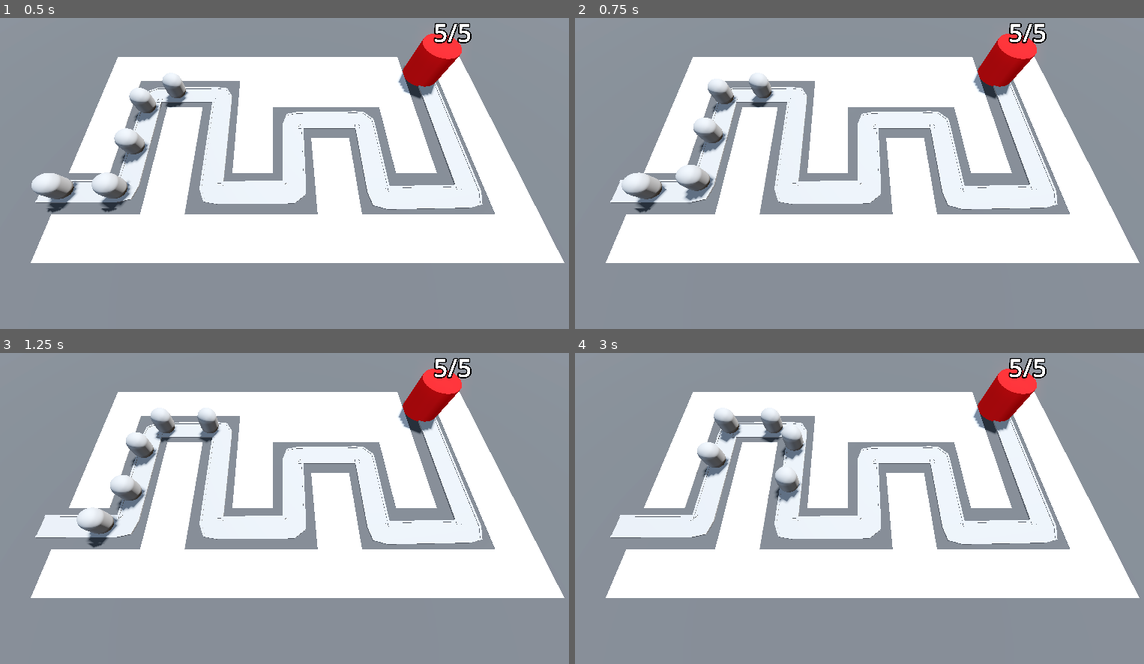
Above: before the commit, frames 1-4 (two rows, left to right).
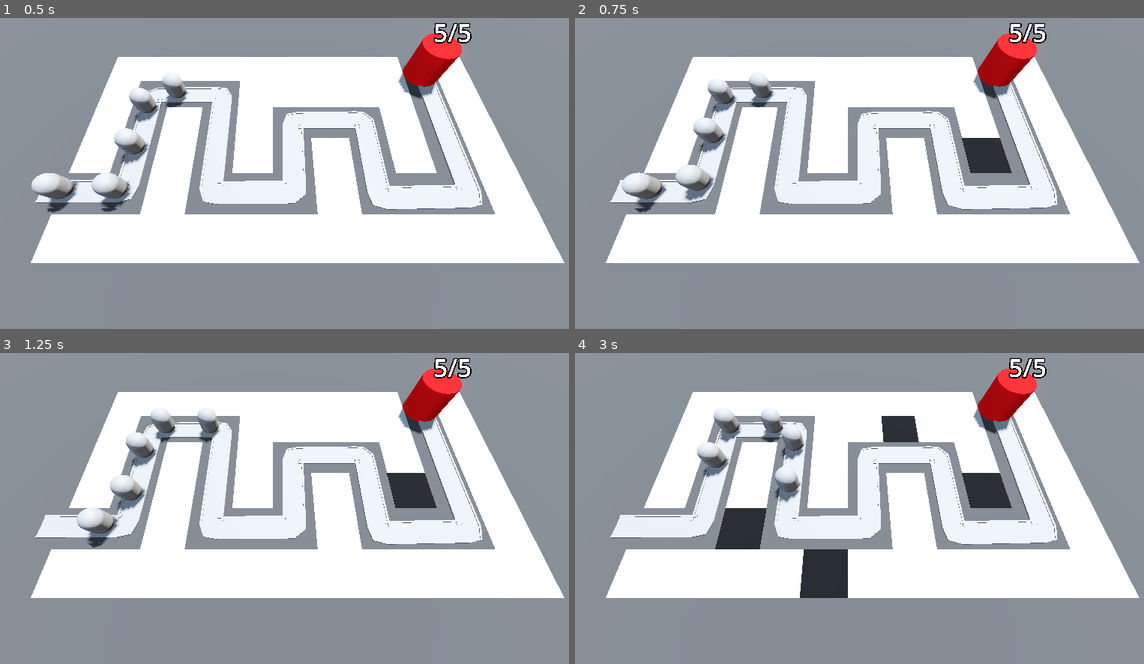
Above: after the commit, the same moments.

Repository: Ghosty-CodeX/Barbarian_Blaster
Game: Godot game, scene res://Scenes/Levels/BaseLevel.tscn
Two runs of this game, one before a commit and one after it. Both use one fixed random seed, a clock stepped at 60 frames per second and the inputs below.
Inputs (mouse positions are in pixels of both pictures, inside the frame that each line leads up to):
- Up to frame 1 (0.5 s): no input
- Up to frame 2 (0.75 s): move the mouse to (978, 142) at 0.52 s
- Up to frame 3 (1.25 s): no input
- Up to frame 4 (3 s): move the mouse to (728, 511) at 1.27 s; move the mouse to (910, 421) at 2.02 s; move the mouse to (819, 564) at 2.77 s

Frame 1 is identical in both runs. In frame 2, 0.8% of the frame differs, in the area x 67-77%, y 38-50%; in frame 3, 0.8%; in frame 4, 3.6%, in the area x 24-77%, y 20-79%.

Commit message:
Gridmap selection
You can now hover over the gridmap and it will change the tile

Diff:
--- a/Scenes/Levels/BaseLevel.tscn
+++ b/Scenes/Levels/BaseLevel.tscn
@@ -42,8 +42,9 @@
 size = Vector3(100, 2, 100)
 material = SubResource("StandardMaterial3D_n8wt5")
 
-[node name="RayPickerCamera" parent="." instance=ExtResource("1_7p43g")]
+[node name="RayPickerCamera" parent="." node_paths=PackedStringArray("gridmap") instance=ExtResource("1_7p43g")]
 transform = Transform3D(1, 0, 0, 0, 0.422618, 0.906308, 0, -0.906308, 0.422618, 0, 20, 12)
+gridmap = NodePath("../GridMap")
 
 [node name="GridMap" type="GridMap" parent="."]
 mesh_library = ExtResource("1_mb2ko")
--- a/Scenes/RayPickerCamera/Script/ray_picker_camera.gd
+++ b/Scenes/RayPickerCamera/Script/ray_picker_camera.gd
@@ -1,5 +1,6 @@
 extends Camera3D
 @onready var ray_cast_3d: RayCast3D = $RayCast3D
+@export var gridmap: GridMap
 
 
 # Called when the node enters the scene tree for the first time.
@@ -12,4 +13,11 @@
 	var mouse_position: Vector2 = get_viewport().get_mouse_position()
 	ray_cast_3d.target_position = project_local_ray_normal(mouse_position) * 100.0
 	ray_cast_3d.force_raycast_update()
-	printt(ray_cast_3d.get_collider(), ray_cast_3d.get_collision_point())
+
+	if ray_cast_3d.is_colliding():
+		var collider = ray_cast_3d.get_collider()
+		if collider is GridMap:
+			var collision_point = ray_cast_3d.get_collision_point()
+			var cell = gridmap.local_to_map(collision_point)
+			if gridmap.get_cell_item(cell) == 0:
+				gridmap.set_cell_item(cell, 1)
